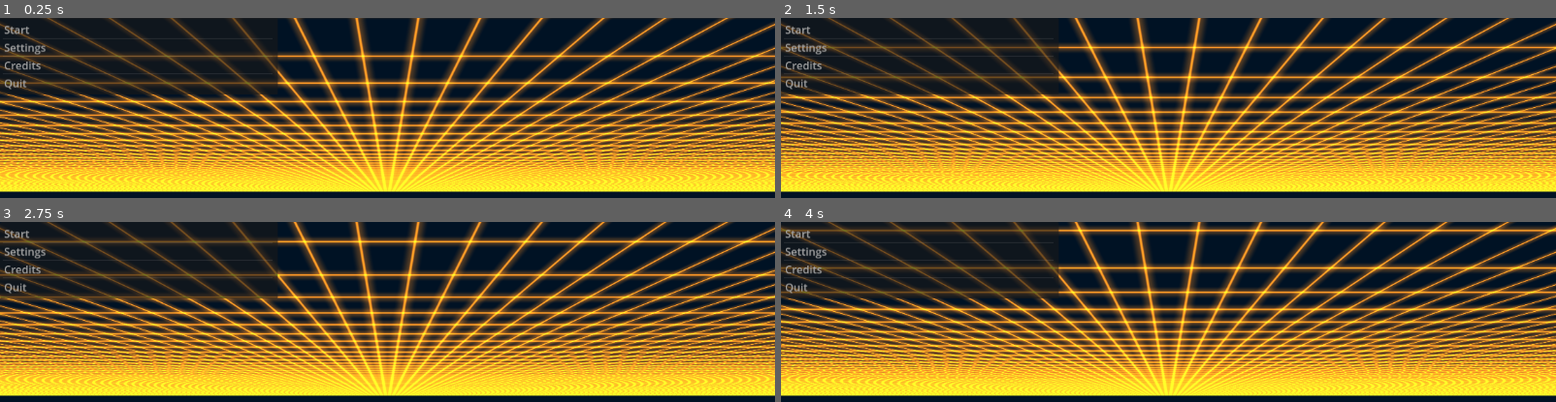
Above: before the commit, frames 1-4 (two rows, left to right).
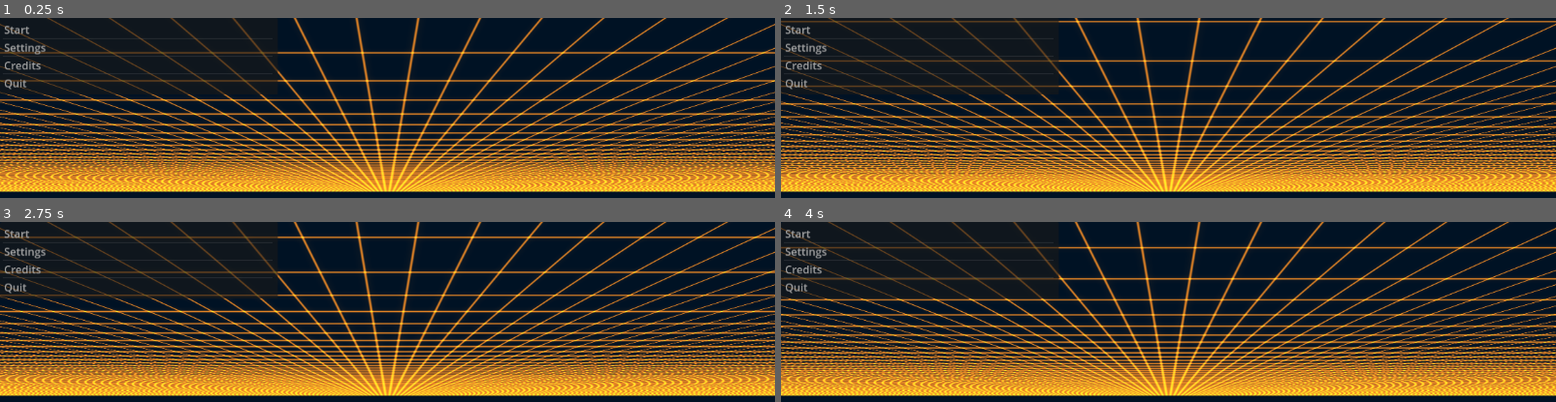
Above: after the commit, the same moments.

Repository: BrennerLittle/OKStateVGDCProject
Game: Godot game, scene res://Scenes/MainMenu.tscn
Same seed, same stepped clock (60 frames per second), same inputs: the game is played once before the commit and once after it.
Inputs:
- Up to frame 1 (0.25 s): no input
- Up to frame 2 (1.5 s): hold Right (ui_right) from 0.53 s (still down); tap Space at 0.77 s
- Up to frame 3 (2.75 s): tap Space at 1.52 s; release Right (ui_right) at 2.03 s; hold Left (ui_left) from 2.03 s (still down)
- Up to frame 4 (4 s): release Left (ui_left) at 2.78 s; hold Right (ui_right) from 2.78 s (still down); tap Space at 3.02, 3.77 s

The runs differ from the first frame. In frame 1, 64% of the frame differs, in the area x 0-100%, y 0-97%; in frame 2, 66%; in frame 3, 66%; in frame 4, 68%.

Commit message:
Slow down the sun

Diff:
--- a/Scenes/MainMenu.tscn
+++ b/Scenes/MainMenu.tscn
@@ -18,6 +18,7 @@
 
 [node name="ColorRect" type="ColorRect" parent="Control"]
 material = SubResource("ShaderMaterial_ndb2q")
+layout_mode = 0
 offset_right = 1220.0
 offset_bottom = 720.0
 color = Color(0, 0, 0, 1)
--- a/Shaders/vaporwaveGrid.gdshader
+++ b/Shaders/vaporwaveGrid.gdshader
@@ -14,7 +14,7 @@
 void fragment()
 {
     vec2 uv = (2.0 * FRAGCOORD.xy.xy - (1.0 / SCREEN_PIXEL_SIZE).xy)/(1.0 / SCREEN_PIXEL_SIZE).y;
-    float velocity = 1.0;
+    float velocity = 0.1;
 
     {
         // Grid
Not shown: 1 places in Scenes/MapOne.tscn that only renumber resources
Not shown: 1 places in Scenes/character_body_2d.tscn that only renumber resources
